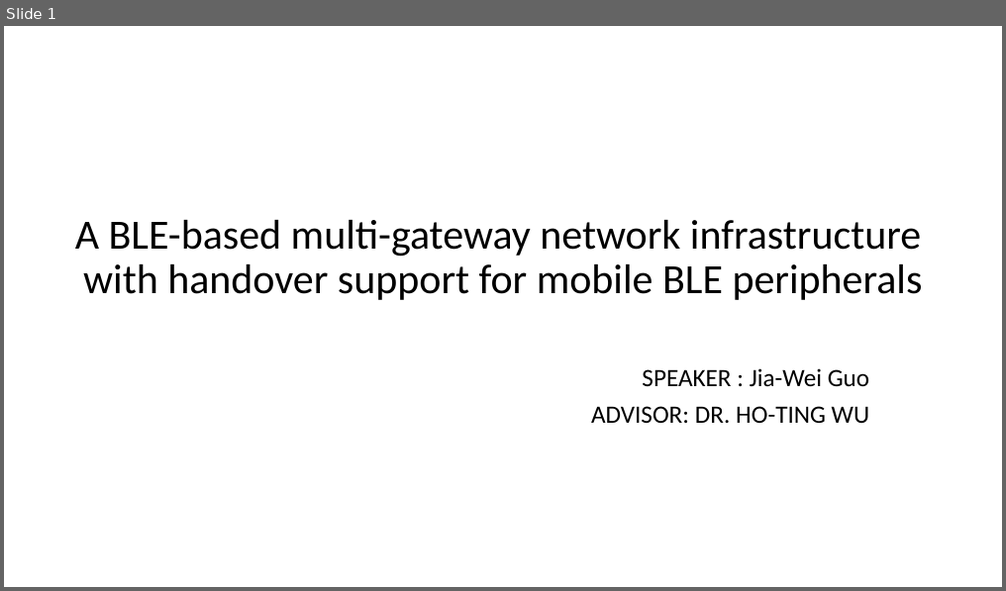
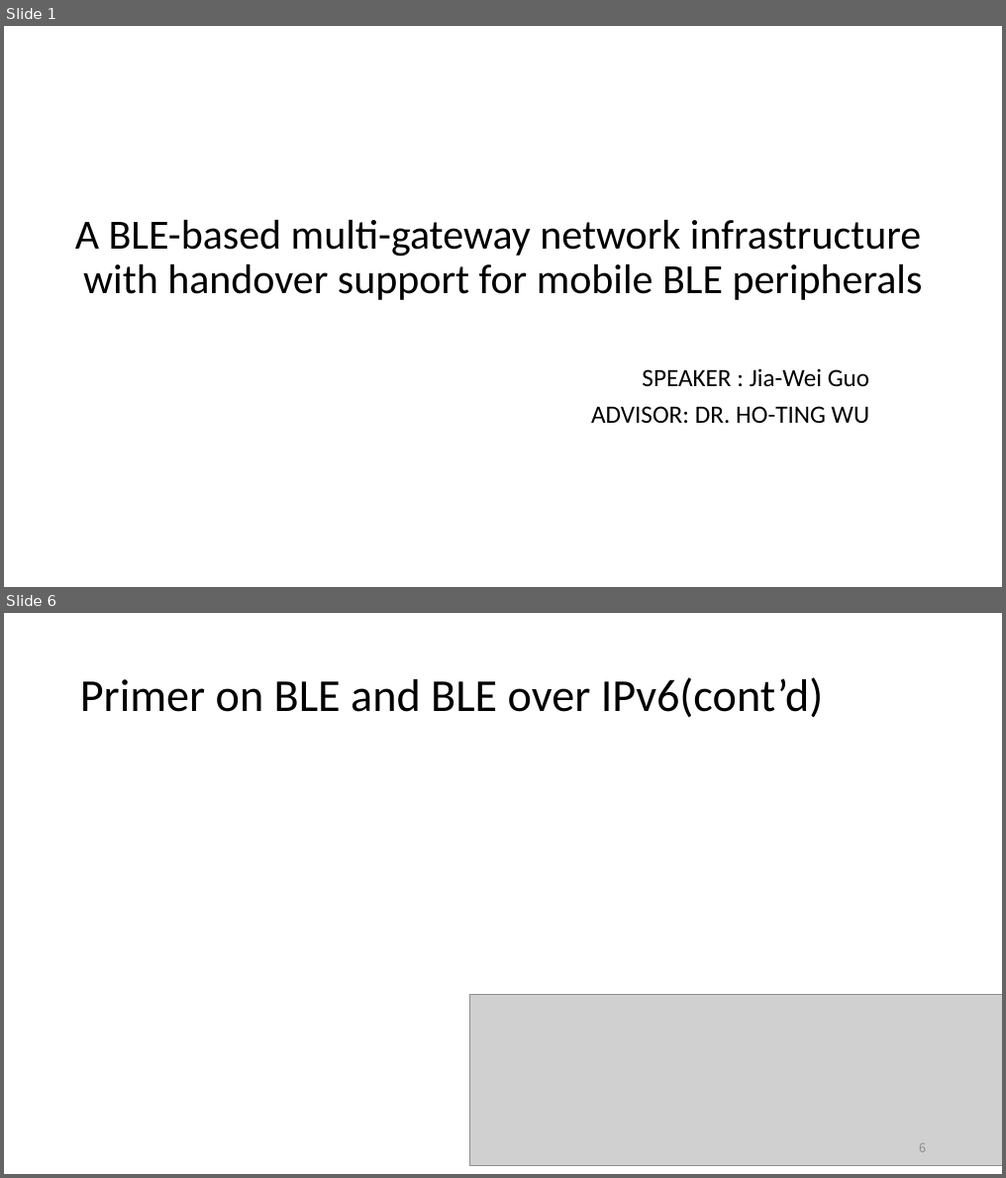
Before and after one commit to EKOISMYLOVE/NTUT_GM_PPT, a slide deck: A BLE-based multi-gateway network infrastructure with handover support for mobile BLE peripherals.pptx. Shown one above the other, each under a label of ours: slide 1 before the commit, slides 1 and 6 after it; the slides between them are not shown. The pictures are 1006x591 and 1006x1178 pixels, drawn with LibreOffice and Linux fonts; fonts in the diff are those of the drawing; grey boxes stand for pictures. Boxes give left, top, right and bottom in pixels: in the first picture for what was removed or moved away, otherwise in the second. Text is boxed around its words. In the diff, an @@ line names an element or a change of style, - is before the commit and + after.

```diff
--- a/A BLE-based multi-gateway network infrastructure with handover support for mobile BLE peripherals.pptx
+++ b/A BLE-based multi-gateway network infrastructure with handover support for mobile BLE peripherals.pptx
@@ slide 6 added at bbox=[4, 613, 1002, 1174], background #FFFFFF @@
@@ title added at bbox=[80, 677, 824, 718], 44 pt, text #000000 @@
+Primer on BLE and BLE over IPv6(cont’d)
@@ picture added at bbox=[470, 994, 1002, 1166] @@
@@ page number added at bbox=[919, 1144, 926, 1153], 12 pt, text #8C8C8C @@
+6
```
Also in this commit, not shown: 9 slides changed, 8 other slides added.
